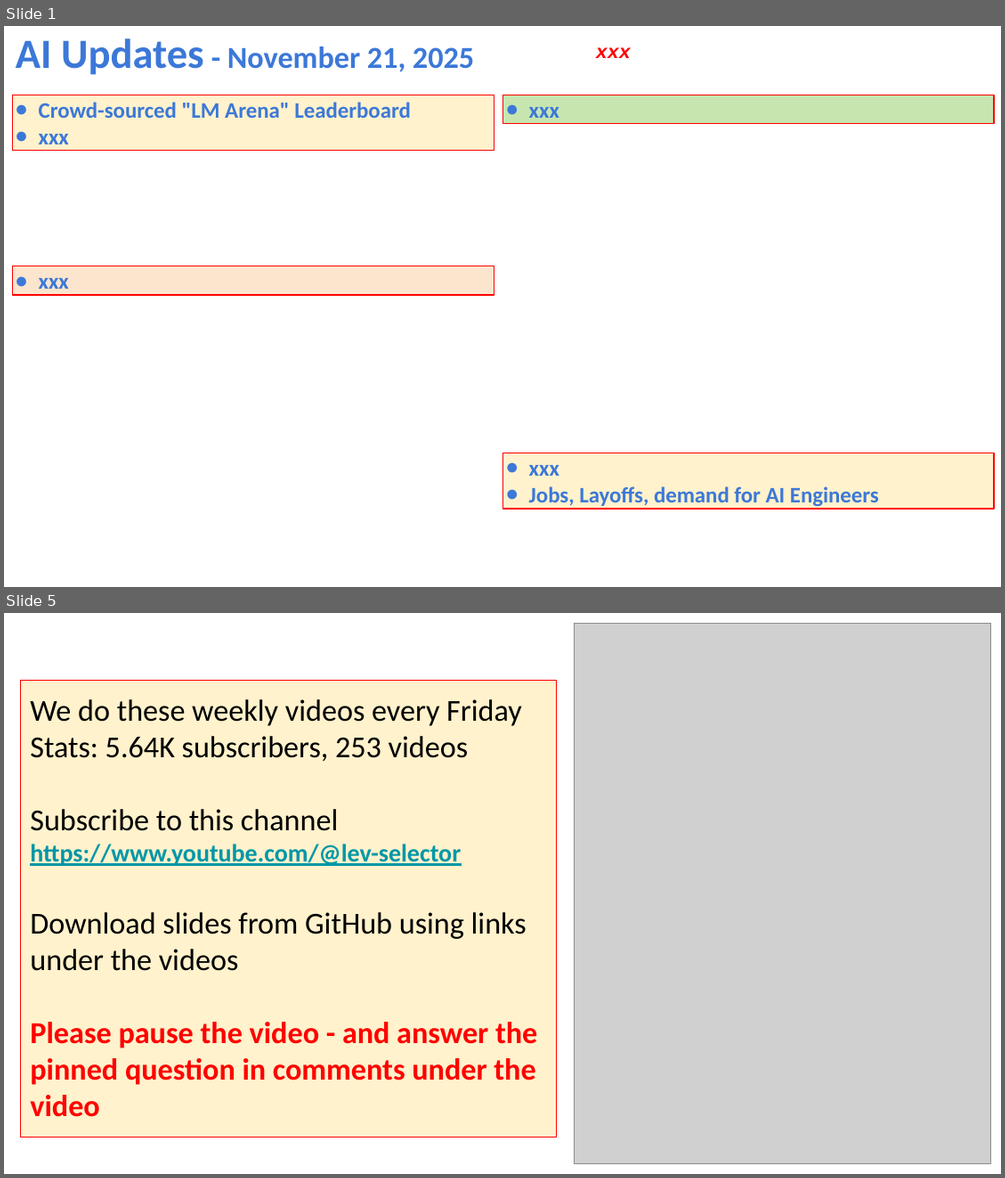
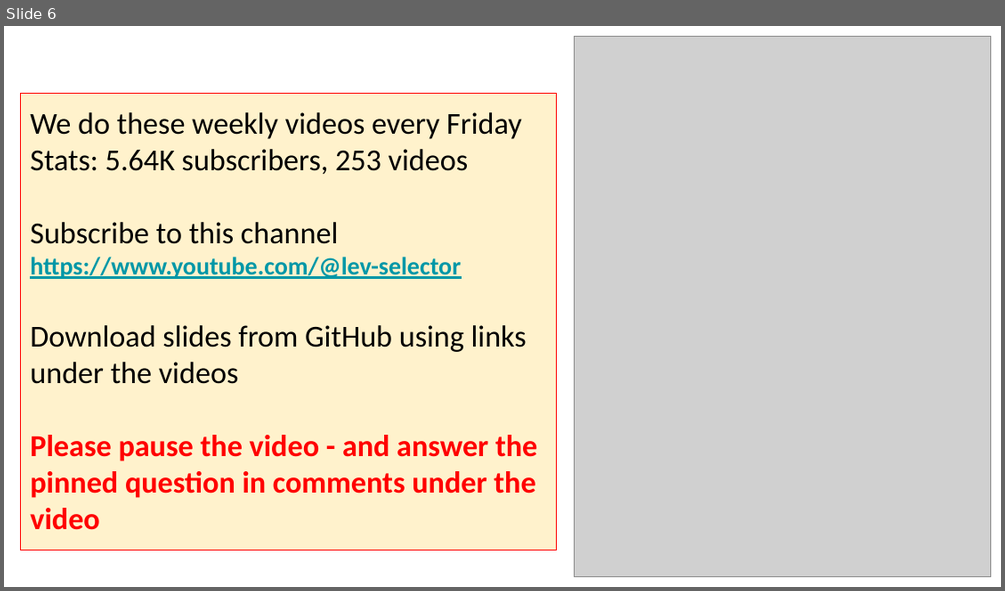
Before and after one commit to lselector/seminar, a slide deck: 2025/2025-11-21-AI-Updates.pptx. Shown one above the other, each under a label of ours: slides 1 and 5 before the commit, slide 6 after it; the slides between them are not shown. The pictures are 1005x1178 and 1005x591 pixels, drawn with LibreOffice and Linux fonts; fonts in the diff are those of the drawing; grey boxes stand for pictures. Boxes give left, top, right and bottom in pixels: in the first picture for what was removed or moved away, otherwise in the second. Text is boxed around its words. In the diff, an @@ line names an element or a change of style, - is before the commit and + after.

```diff
--- a/2025/2025-11-21-AI-Updates.pptx
+++ b/2025/2025-11-21-AI-Updates.pptx
@@ slide 1 removed at <box>4,26,1001,587</box>, background #FFFFFF @@
@@ text removed at <box>16,38,474,75</box> @@
-AI Updates - November 21, 2025
@@ text removed at <box>596,47,631,58</box> @@
-xxx
@@ rectangle removed at <box>13,95,494,151</box> @@
-● Crowd-sourced "LM Arena" Leaderboard
-● xxx
@@ rectangle removed at <box>503,95,994,124</box> @@
-● xxx
@@ rectangle removed at <box>13,266,494,295</box> @@
-● xxx
@@ rectangle removed at <box>503,452,994,508</box> @@
-● xxx
-● Jobs, Layoffs, demand for AI Engineers
@@ what was slide 5 is now slide 6 @@
```
Also in this commit, not shown: 9 slides changed, 3 slides added.
